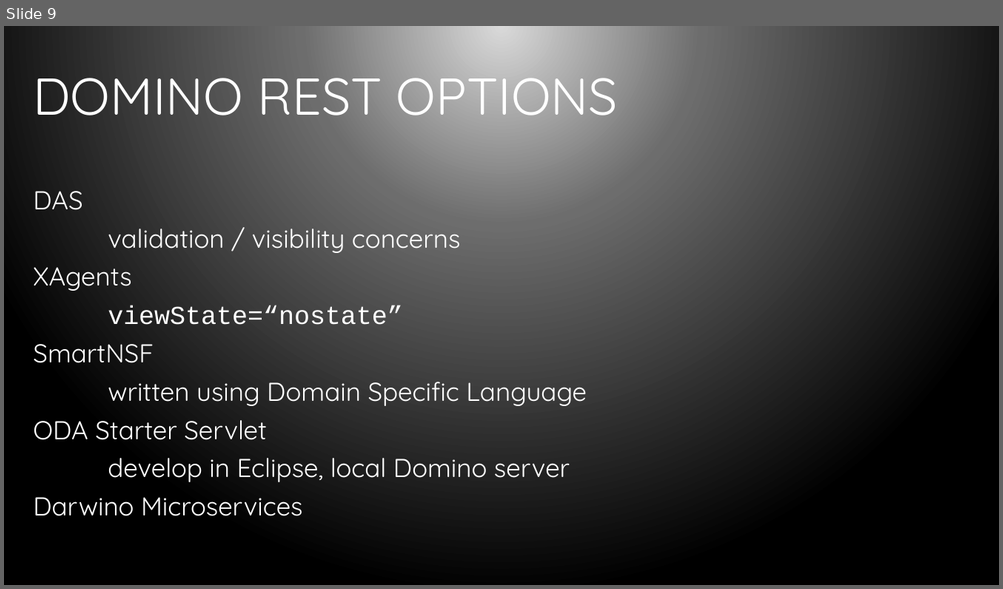
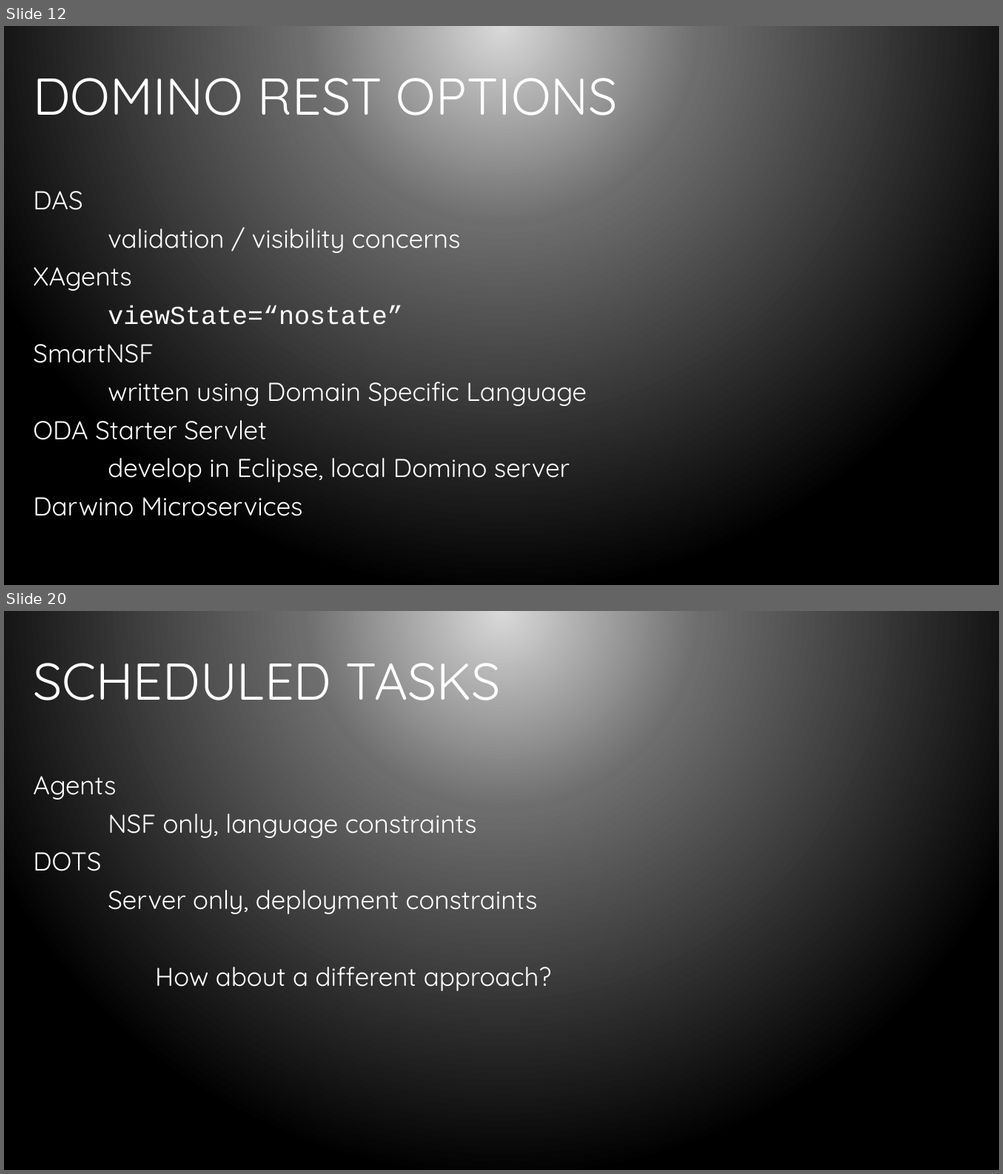
Before and after one commit to bleedingcode/domino-js-masterclass, a slide deck: presentation/8598 Domino and JS.pptx. Shown one above the other, each under a label of ours: slide 9 before the commit, slides 12 and 20 after it; the slides between them are not shown. The pictures are 1003x589 and 1003x1174 pixels, drawn with LibreOffice and Linux fonts; fonts in the diff are those of the drawing; background and template pictures are left out. Boxes give left, top, right and bottom in pixels: in the first picture for what was removed or moved away, otherwise in the second. Text is boxed around its words. In the diff, an @@ line names an element or a change of style, - is before the commit and + after.

```diff
--- a/presentation/8598 Domino and JS.pptx
+++ b/presentation/8598 Domino and JS.pptx
@@ slide 20 added at (x1=4, y1=611, x2=999, y2=1170), background gradient #D9D9D9 to #6D6D6D to #000000 @@
@@ title added at (x1=33, y1=647, x2=500, y2=714), 50 pt, text #FFFFFF @@
+SCHEDULED TASKS
@@ text added at (x1=33, y1=776, x2=551, y2=991), 25 pt, text #FFFFFF @@
+Agents
+NSF only, language constraints
+DOTS
+Server only, deployment constraints
+How about a different approach?
@@ what was slide 9 is now slide 12 @@
```
Also in this commit, not shown: 13 other slides added.
